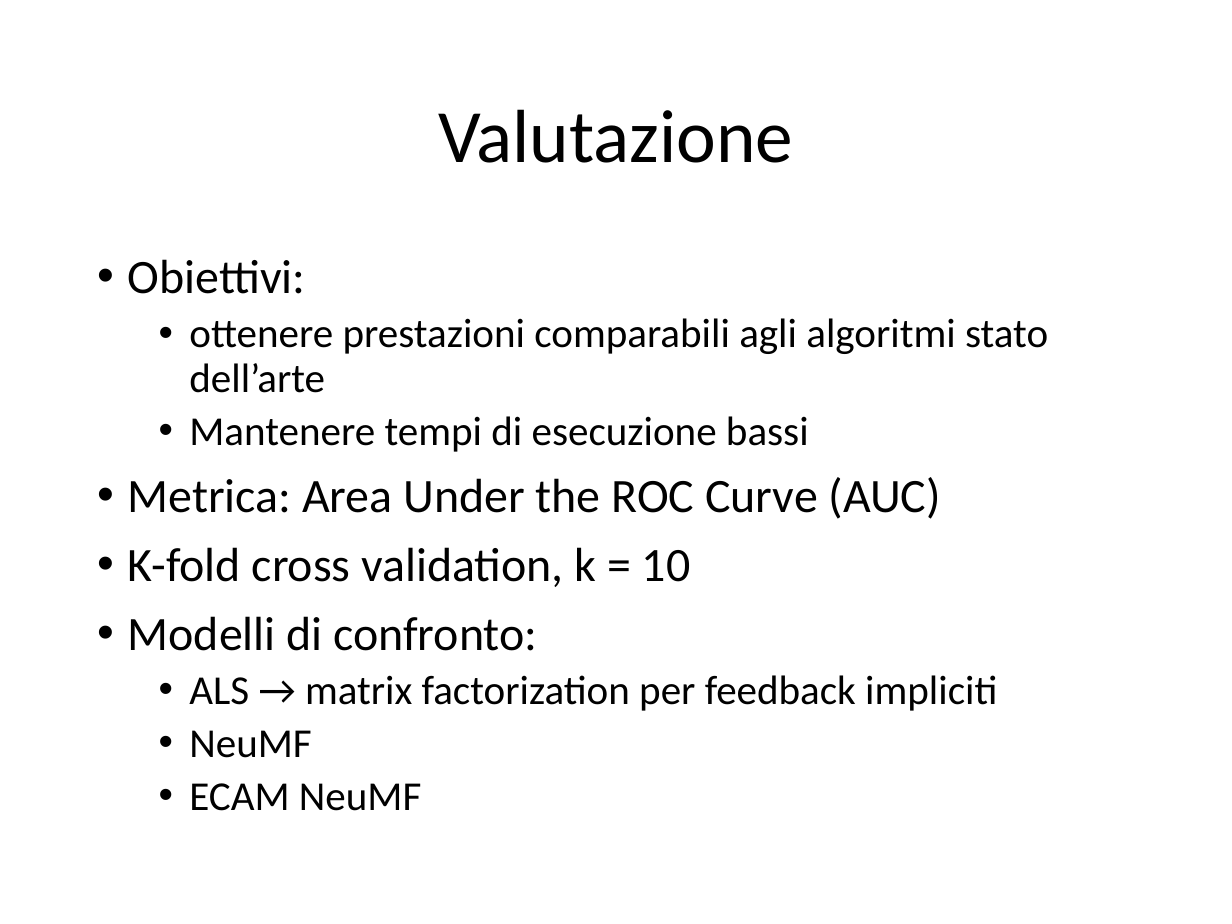
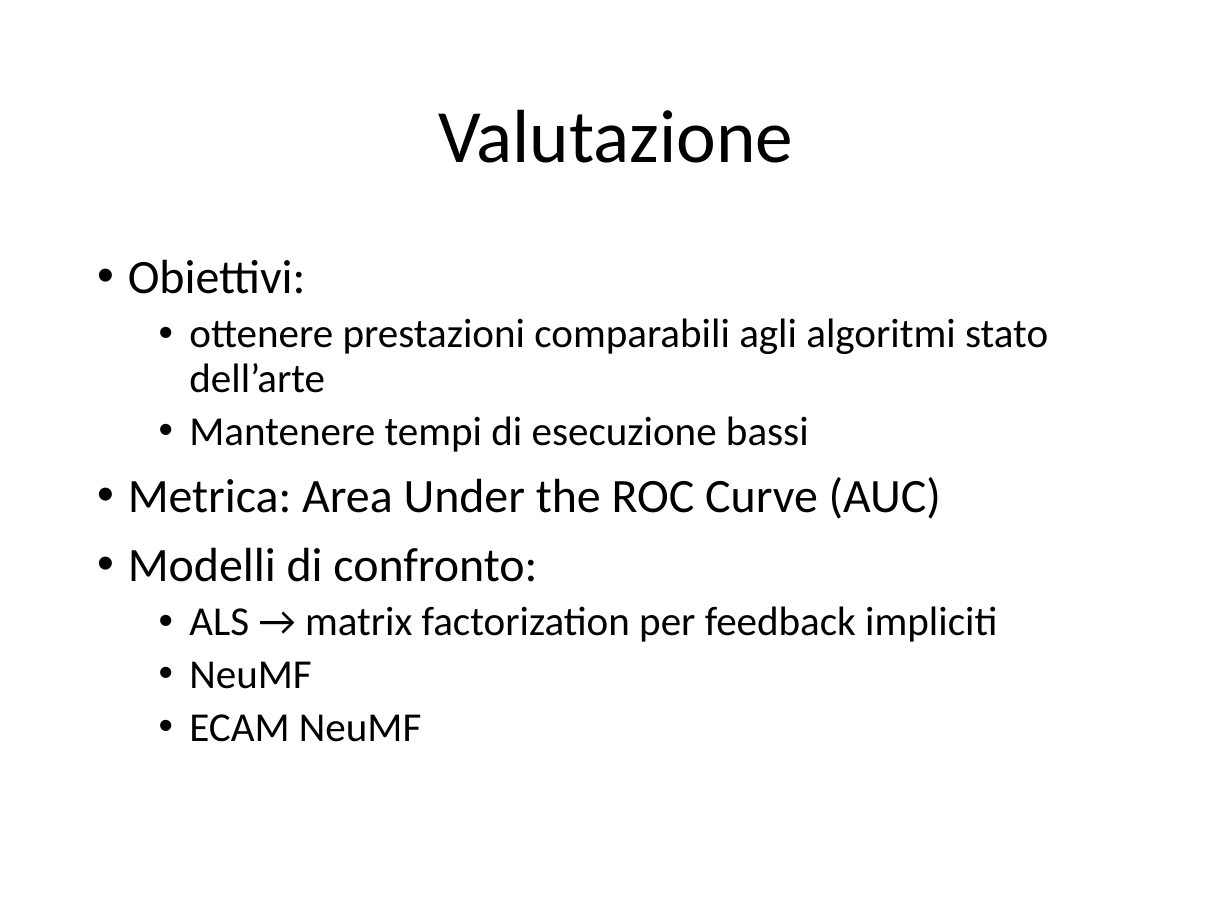
Before and after one commit to CriptHunter/tesi, a slide deck: slide 10 of presentazione/presentazione.pptx (slide 9 before the commit). Drawn at 1232x924 pixels with LibreOffice and Linux fonts; fonts in the diff are those of the drawing. Boxes give left, top, right and bottom in pixels: in the first picture for what was removed or moved away, otherwise in the second. Text is boxed around its words. In the diff, an @@ line names an element or a change of style, - is before the commit and + after.

```diff
--- a/presentazione/presentazione.pptx
+++ b/presentazione/presentazione.pptx
@@ text at (128,547,690,587): paragraph removed @@
-• K-fold cross validation, k = 10
```
Also in this commit, not shown: 6 other slides changed, 2 slides added.
